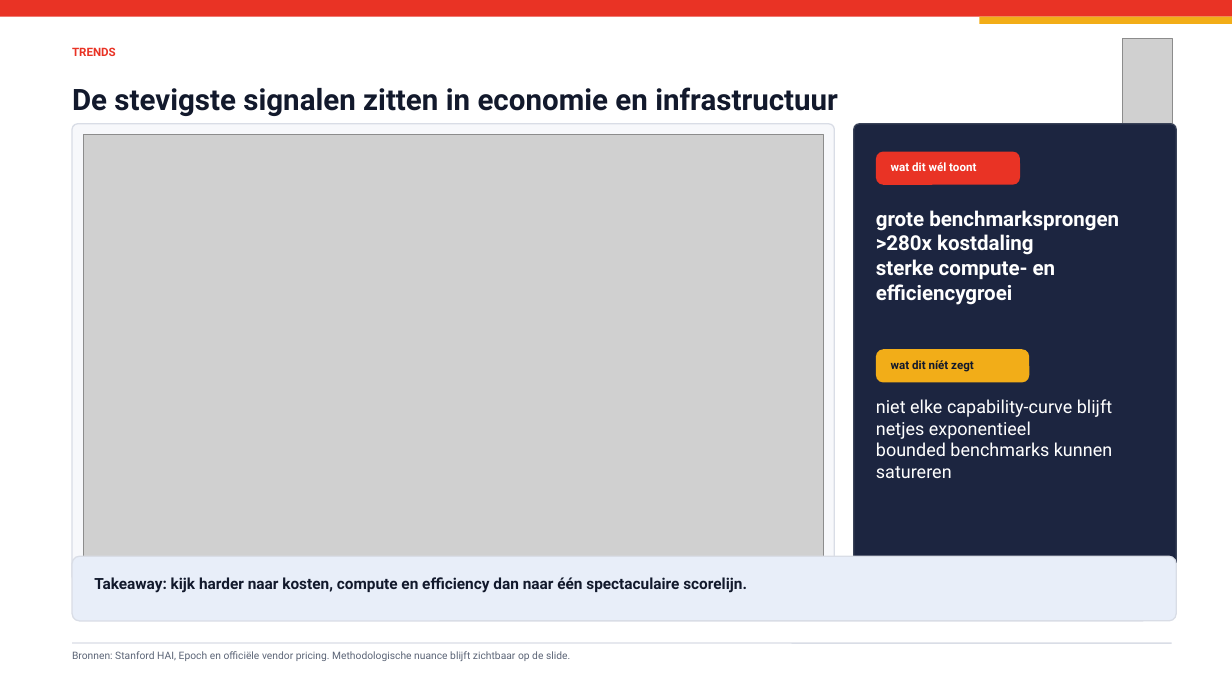
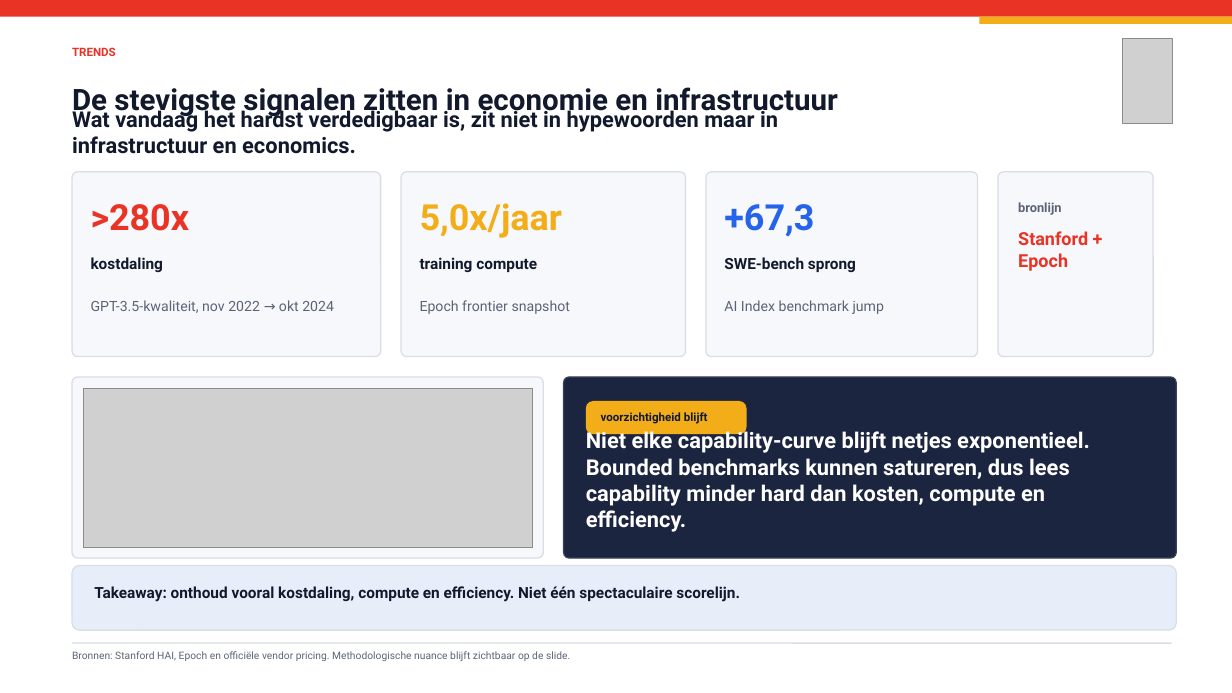
Before and after one commit to lennertvhoy/moltbook-session, a slide deck: slide 6 of release/Moltbook.pptx. Drawn at 1232x693 pixels with LibreOffice and Linux fonts; fonts in the diff are those of the drawing; grey boxes stand for pictures. Boxes give left, top, right and bottom in pixels: in the first picture for what was removed or moved away, otherwise in the second. Text is boxed around its words. In the diff, an @@ line names an element or a change of style, - is before the commit and + after.

```diff
--- a/release/Moltbook.pptx
+++ b/release/Moltbook.pptx
@@ text added at (72,107,778,154), 17 pt, text #12192C, bold @@
+Wat vandaag het hardst verdedigbaar is, zit niet in hypewoorden maar in infrastructuur en economics.
@@ picture removed at (83,135,823,571) @@
@@ rounded rectangle removed at (854,124,1177,582) @@
@@ rounded rectangle added at (72,172,381,357), fill #F7F8FB, outline #D9DDE6 1 pt @@
@@ rounded rectangle added at (401,172,686,357), fill #F7F8FB, outline #D9DDE6 1 pt @@
@@ rounded rectangle added at (706,172,978,357), fill #F7F8FB, outline #D9DDE6 1 pt @@
@@ rounded rectangle removed at (876,152,1020,185) @@
@@ text removed at (891,162,976,171) @@
-wat dit wél toont
@@ rounded rectangle added at (998,172,1153,357), fill #F7F8FB, outline #D9DDE6 1 pt @@
@@ text added at (91,204,190,231), 28 pt, text #E93325, bold @@
+>280x
@@ text added at (420,203,563,238), 28 pt, text #F2AD18, bold @@
+5,0x/jaar
@@ text added at (724,204,814,236), 28 pt, text #2563EB, bold @@
++67,3
@@ text added at (1018,202,1061,215), 10 pt, text #5B6476, bold @@
+bronlijn
@@ text removed at (876,210,1119,305) @@
-grote benchmarksprongen
->280x kostdaling
-sterke compute- en efficiencygroei
@@ text added at (1018,231,1088,271), 14 pt, text #E93325, bold @@
+Stanford + Epoch
@@ text added at (91,257,163,272), 12 pt, text #12192C, bold @@
+kostdaling
@@ text added at (420,257,537,272), 12 pt, text #12192C, bold @@
+training compute
@@ text added at (724,257,856,272), 12 pt, text #12192C, bold @@
+SWE-bench sprong
@@ text added at (91,300,334,313), 11 pt, text #5B6476 @@
+GPT-3.5-kwaliteit, nov 2022 → okt 2024
@@ text added at (420,300,570,314), 11 pt, text #5B6476 @@
+Epoch frontier snapshot
@@ text added at (724,300,885,314), 11 pt, text #5B6476 @@
+AI Index benchmark jump
@@ rounded rectangle: place and size @@
-rounded rectangle at (72,124,835,582)
+rounded rectangle at (72,377,543,558)
@@ rounded rectangle at (72,377,543,558): proportions changed @@
@@ picture added at (83,388,532,547) @@
@@ rounded rectangle added at (564,377,1177,558), fill #1C2540, outline #394258 1 pt @@
@@ text removed at (891,360,974,372) @@
-wat dit níét zegt
@@ rounded rectangle: place and size @@
-rounded rectangle at (876,349,1030,383)
+rounded rectangle at (586,401,747,434)
@@ text added at (601,412,708,424), 9 pt, text #12192C, bold @@
+voorzichtigheid blijft
@@ text at (586,428,1090,506): text changed; size 14 to 17 pt; bold on @@
-niet elke capability-curve blijft netjes exponentieel
-bounded benchmarks kunnen satureren
+Niet elke capability-curve blijft netjes exponentieel.
+Bounded benchmarks kunnen satureren, dus lees capability minder hard dan kosten, compute en efficiency.
@@ rounded rectangle: place and size @@
-rounded rectangle at (72,556,1177,621)
+rounded rectangle at (72,566,1177,630)
@@ text at (94,586,740,602): text changed @@
-Takeaway: kijk harder naar kosten, compute en efficiency dan naar één spectaculaire scorelijn.
+Takeaway: onthoud vooral kostdaling, compute en efficiency. Niet één spectaculaire scorelijn.
```
Also in this commit, not shown: 5 other slides changed, 11 other files.
